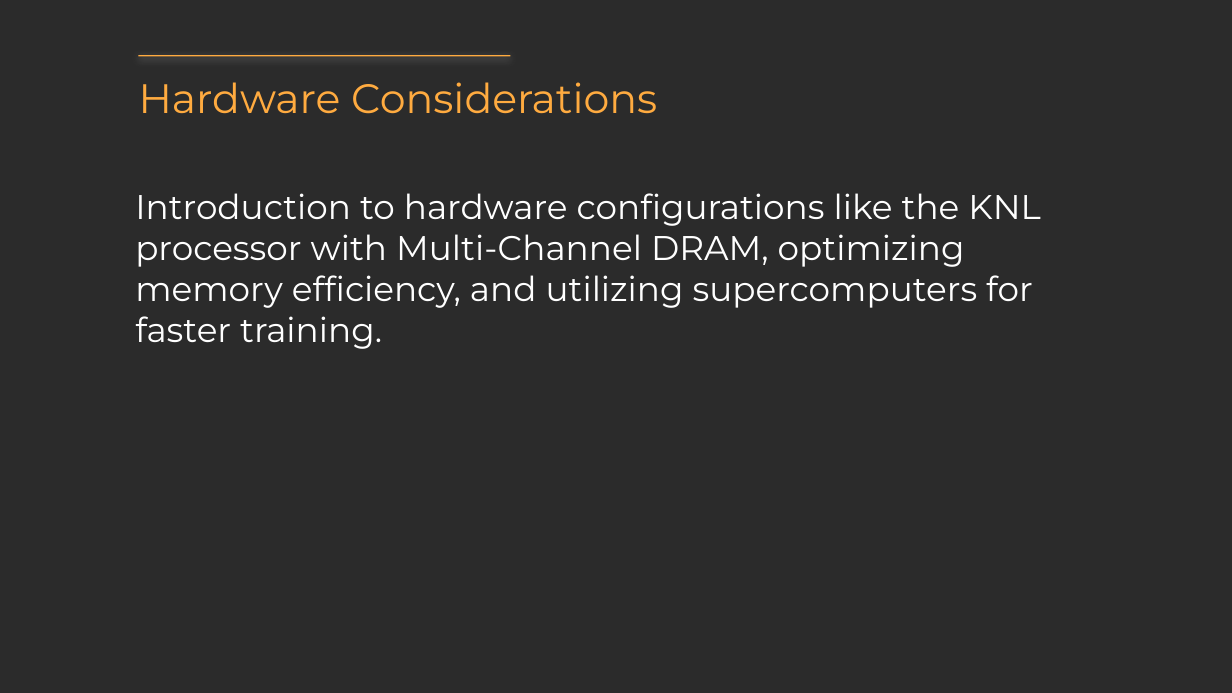
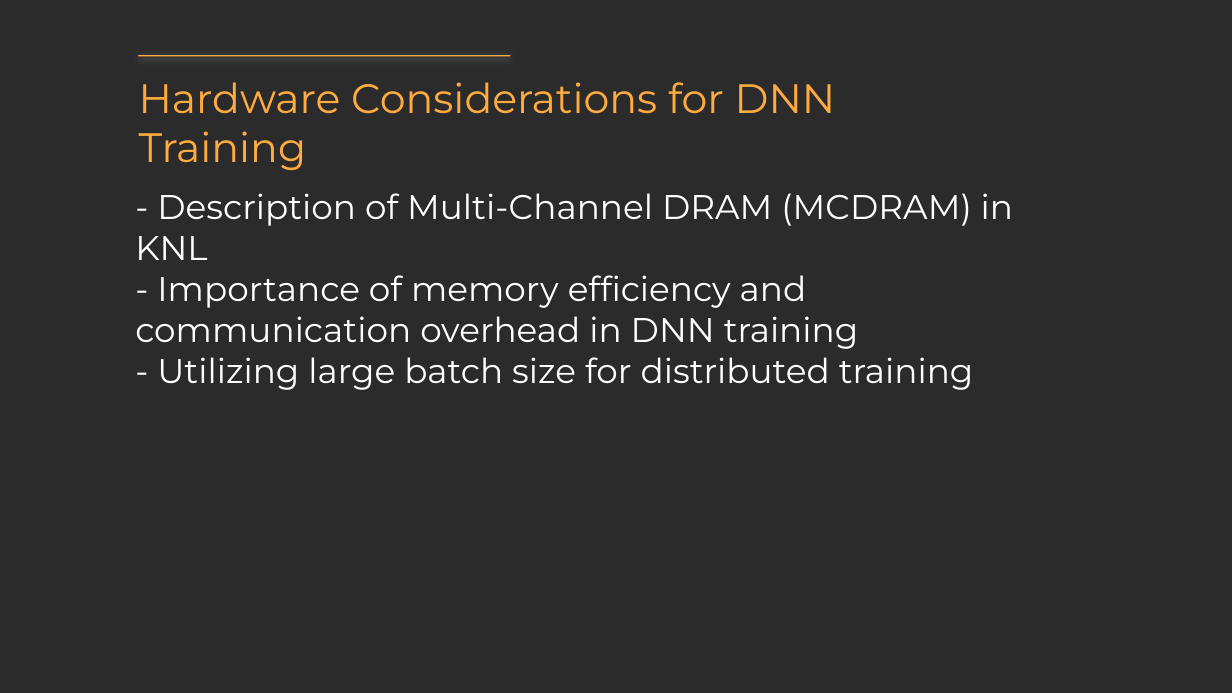
Before and after one commit to StephanieMussi/GRASPER, a slide deck: slide 5 of output/Imagenet training in minutes.pptx. Drawn at 1232x693 pixels with LibreOffice and Linux fonts; fonts in the diff are those of the drawing; background and template pictures are left out; a plain dark background stands for a picture behind light text. Boxes give left, top, right and bottom in pixels: in the first picture for what was removed or moved away, otherwise in the second. Text is boxed around its words. In the diff, an @@ line names an element or a change of style, - is before the commit and + after.

```diff
--- a/output/Imagenet training in minutes.pptx
+++ b/output/Imagenet training in minutes.pptx
@@ text at (139,82,836,170): text changed @@
-Hardware Considerations
+Hardware Considerations for DNN Training
@@ text at (135,193,1013,390): text changed @@
-Introduction to hardware configurations like the KNL processor with Multi-Channel DRAM, optimizing memory efficiency, and utilizing supercomputers for faster training.
+- Description of Multi-Channel DRAM (MCDRAM) in KNL
+- Importance of memory efficiency and communication overhead in DNN training
+- Utilizing large batch size for distributed training
```
Also in this commit, not shown: 7 other slides changed, 2 slides added, 2 slides removed, 14 other files.
